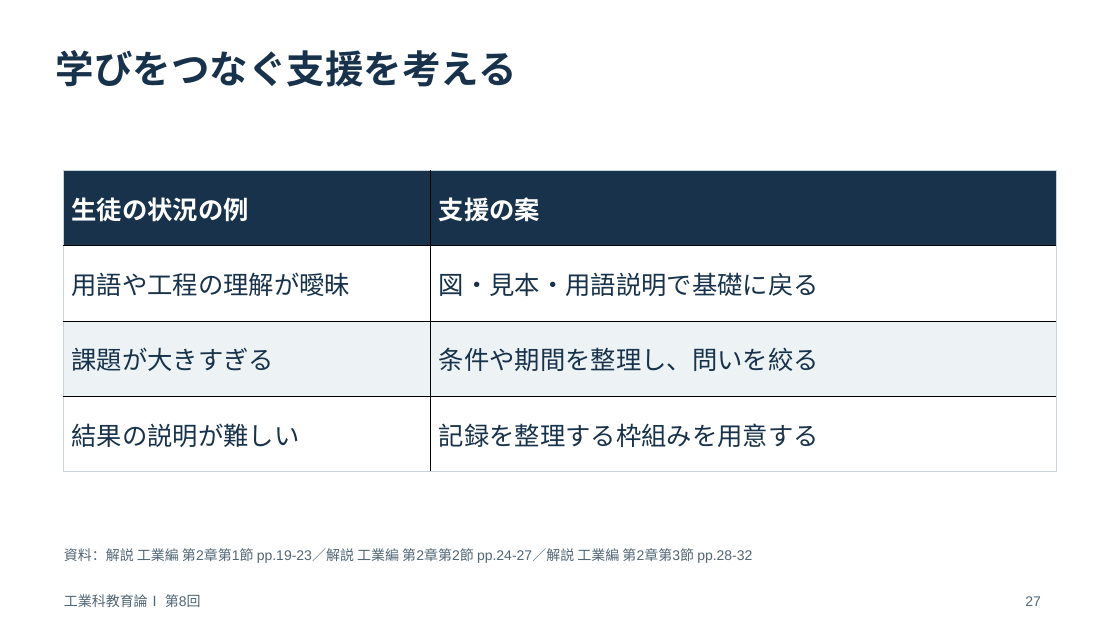
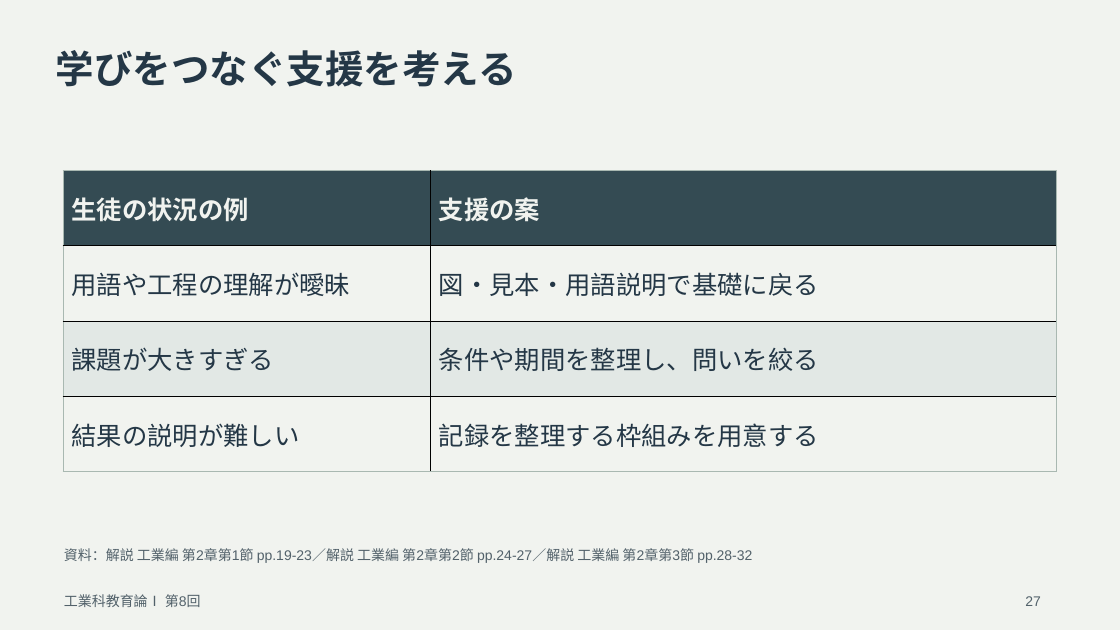
Before and after one commit to zooc-14calbp/industrial-education-i, a slide deck: slide 27 of lessons/08/slides.pptx. Drawn at 1120x630 pixels with LibreOffice and Linux fonts; fonts in the diff are those of the drawing. Boxes give left, top, right and bottom in pixels: in the first picture for what was removed or moved away, otherwise in the second. Text is boxed around its words. In the diff, an @@ line names an element or a change of style, - is before the commit and + after.

Commit message:
Adjust slide colors for extended viewing

```diff
--- a/lessons/08/slides.pptx
+++ b/lessons/08/slides.pptx
@@ background #FFFFFF to #F1F3EF @@
@@ text "学びをつなぐ支援を考える" at (56, 50, 517, 87): text colour #17324A to #243746 @@
@@ table at (63, 171, 1057, 471) @@
@@ fill #17324A to #344B53 in row 1 @@
@@ fill #FFFFFF to #F1F3EF in 4 cells @@
@@ fill #EDF3F5 to #E2E8E5 in row 3 @@
@@ text colour #FFFFFF to #F1F3EF in "生徒の状況の例", "支援の案" @@
@@ text colour #17324A to #243746 in "用語や工程の理解が曖昧", "図・見本・用語説明で基礎に戻る", "課題が大きすぎる", "条件や期間を整理し、問いを絞る" and 2 more places @@
@@ borders changed @@
@@ text colour #526675 to #52616A in 3 elements at (64, 548, 752, 563), (64, 594, 201, 607), (1025, 596, 1041, 606) @@
```
Also in this commit, not shown: 31 other slides changed, 49 other files.
